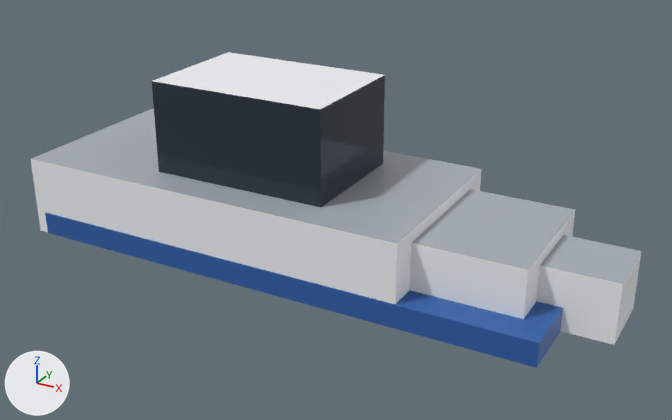
What one commit did to the glTF model public/models/props/boat_motor.glb.
Both versions are drawn from a 50 mm lens placed at (0.373, -0.636, 0.361), pointed at (0.027, -0.007, 0.047). The lights are fixed; the arrows at lower left show +X, +Y and +Z. The picture after the commit comes second. Vertices at exactly the same position are counted once.

The first picture shows 'boat_motor'.
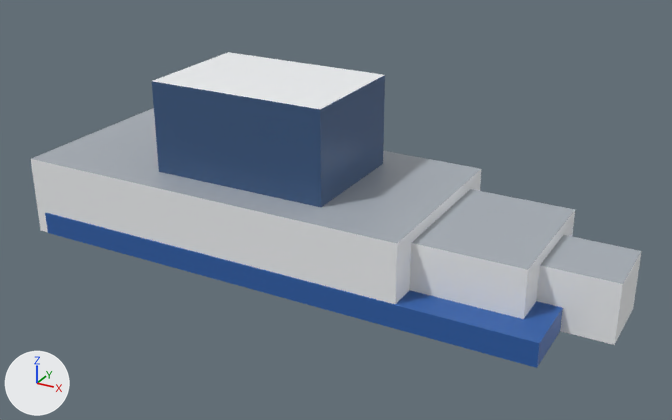
Location of each change, [x1, y1, x2, y2] in pixels of the pictures (672 x 420 px):
part 1 of me_boat_motor, recoloured (lighter)
    both: [152, 75, 385, 207]

The change, as a diff of the scene's bpy script:
```diff
--- a/public/models/props/boat_motor.glb.py
+++ b/public/models/props/boat_motor.glb.py
@@ mat_glass_dark @@
+mat_glass_dark = bpy.data.materials.new('glass_dark')
+# nodes: BsdfPrincipled, Mix, OutputMaterial, VertexColor
+# colours: blue #3d5a82, mixed with the vertex colours
@@ me_boat_motor @@
 me_boat_motor.from_pydata(...)  # 40 vertices, 50 faces; spans x -0.24..0.27, y -0.086..0.086, z 0.0..0.15
 # used by ob_boat_motor; location = (0.0, 0.0, 0.0)
+# me_boat_motor part 1: all 8 faces that had it switch from mat_car_glass to mat_glass_dark
 me_boat_motor.materials.append(mat_hull_white)
```
